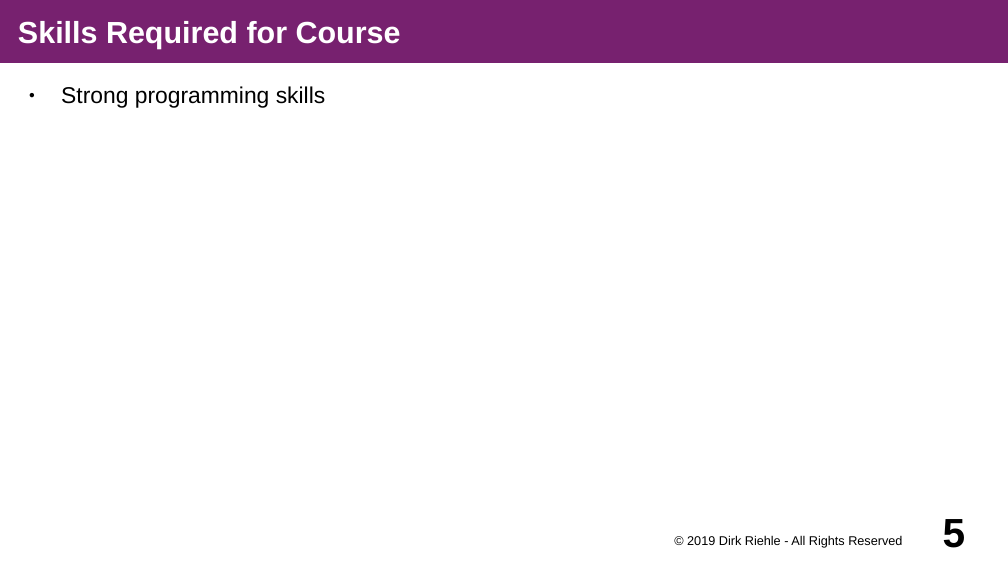
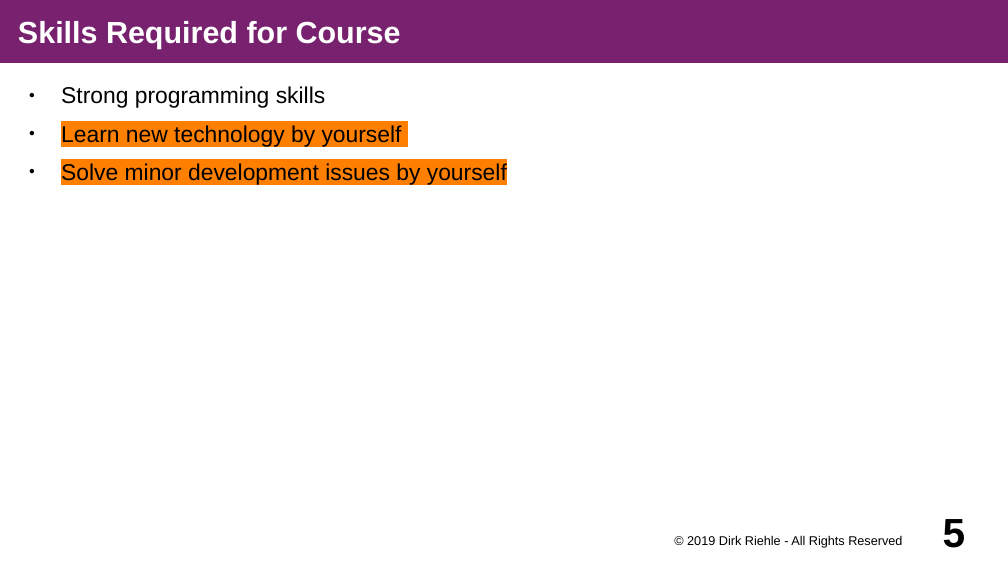
Before and after one commit to dirkriehle/amse-course, a slide deck: slide 5 of Lecture slides/AMSE A01 - Course Introduction.odp. Drawn at 1008x567 pixels with LibreOffice and Linux fonts; fonts in the diff are those of the drawing. Boxes give left, top, right and bottom in pixels: in the first picture for what was removed or moved away, otherwise in the second. Text is boxed around its words. In the diff, an @@ line names an element or a change of style, - is before the commit and + after.

```diff
--- a/Lecture slides/AMSE A01 - Course Introduction.odp
+++ b/Lecture slides/AMSE A01 - Course Introduction.odp
@@ text at (x1=61, y1=125, x2=507, y2=185): paragraphs added @@
+● Learn new technology by yourself
+● Solve minor development issues by yourself
```
Also in this commit, not shown: 5 other files.
